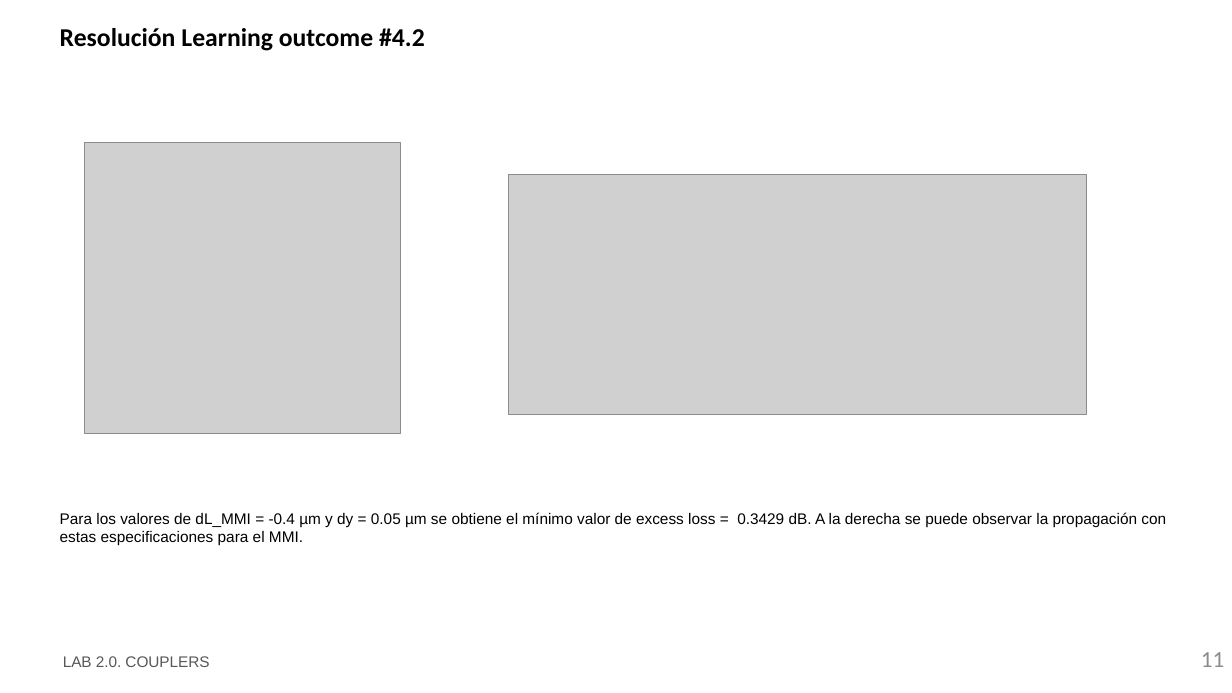
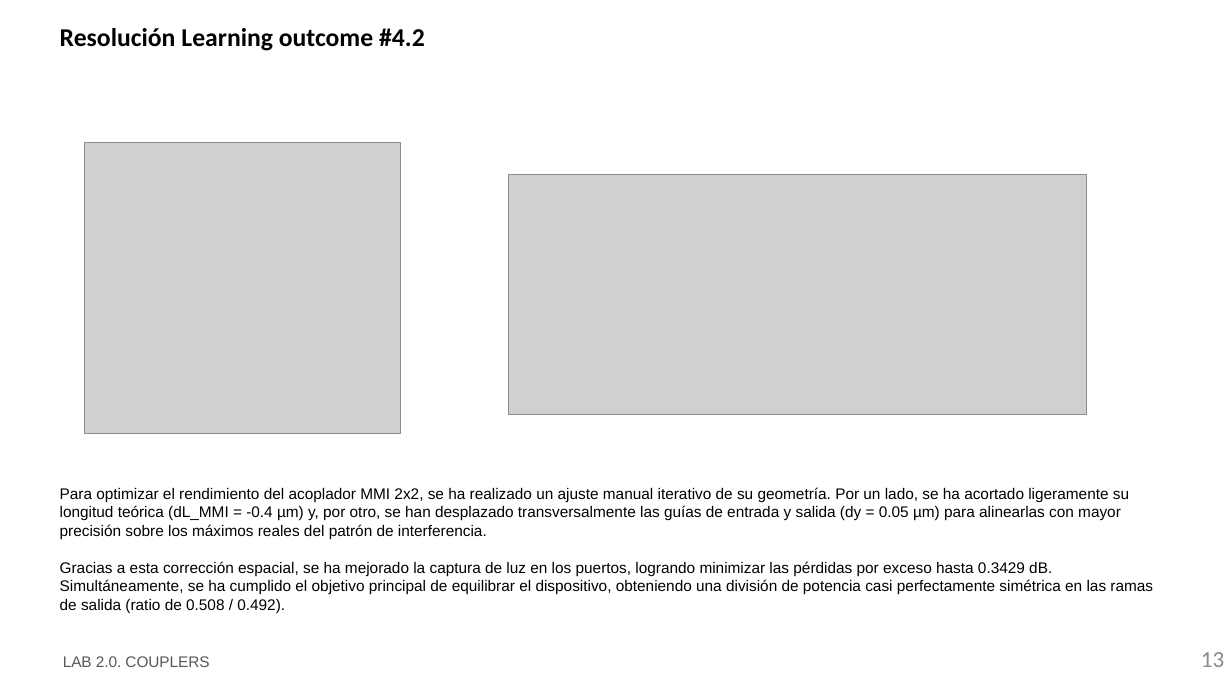
Before and after one commit to snacmuo/pic-upv-lab2, a slide deck: slide 13 of LabBook_20.pptx (slide 11 before the commit). Drawn at 1232x693 pixels with LibreOffice and Linux fonts; fonts in the diff are those of the drawing; grey boxes stand for pictures; background and template pictures are left out. Boxes give left, top, right and bottom in pixels: in the first picture for what was removed or moved away, otherwise in the second. Text is boxed around its words. In the diff, an @@ line names an element or a change of style, - is before the commit and + after.

```diff
--- a/LabBook_20.pptx
+++ b/LabBook_20.pptx
@@ text at (x1=60, y1=487, x2=1153, y2=613): text changed @@
-Para los valores de dL_MMI = -0.4 µm y dy = 0.05 µm se obtiene el mínimo valor de excess loss = 0.3429 dB. A la derecha se puede observar la propagación con estas especificaciones para el MMI.
+Para optimizar el rendimiento del acoplador MMI 2x2, se ha realizado un ajuste manual iterativo de su geometría. Por un lado, se ha acortado ligeramente su longitud teórica (dL_MMI = -0.4 µm) y, por otro, se han desplazado transversalmente las guías de entrada y salida (dy = 0.05 µm) para alinearlas con mayor precisión sobre los máximos reales del patrón de interferencia.
+Gracias a esta corrección espacial, se ha mejorado la captura de luz en los puertos, logrando minimizar las pérdidas por exceso hasta 0.3429 dB. Simultáneamente, se ha cumplido el objetivo principal de equilibrar el dispositivo, obteniendo una división de potencia casi perfectamente simétrica en las ramas de salida (ratio de 0.508 / 0.492).
@@ page number at (x1=1201, y1=652, x2=1224, y2=667): text changed @@
-11
+13
```
Also in this commit, not shown: 4 other slides changed, 5 slides added, 1 other file.
